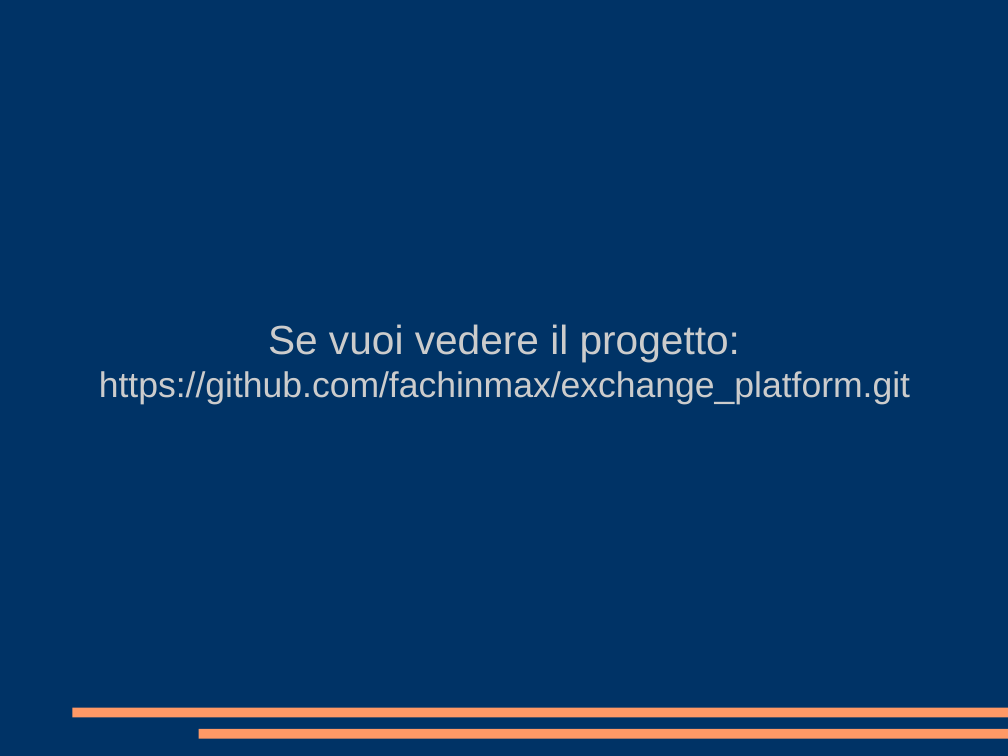
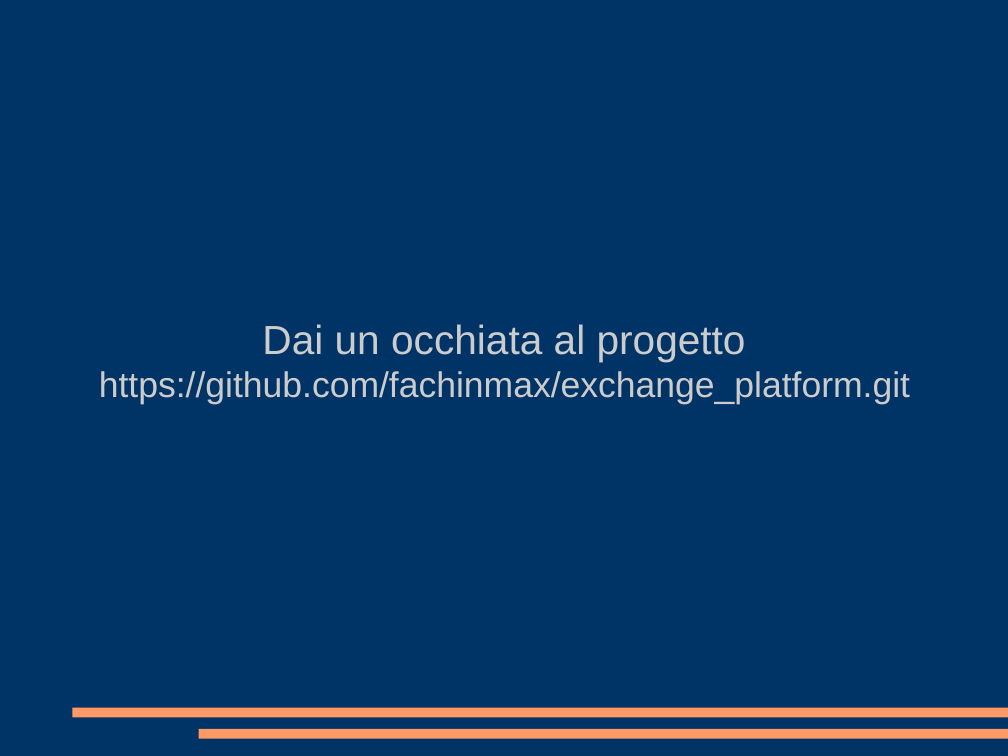
Before and after one commit to fachinmax/exchange_platform, a slide deck: slide 11 of presentazione.odp (slide 6 before the commit). Drawn at 1008x756 pixels with LibreOffice and Linux fonts; fonts in the diff are those of the drawing. Boxes give left, top, right and bottom in pixels: in the first picture for what was removed or moved away, otherwise in the second. Text is boxed around its words. In the diff, an @@ line names an element or a change of style, - is before the commit and + after.

```diff
--- a/presentazione.odp
+++ b/presentazione.odp
@@ subtitle at [262, 324, 746, 361]: text changed @@
-Se vuoi vedere il progetto:
+Dai un occhiata al progetto
```
Also in this commit, not shown: 4 other slides changed, 6 slides added, 1 slide removed.
